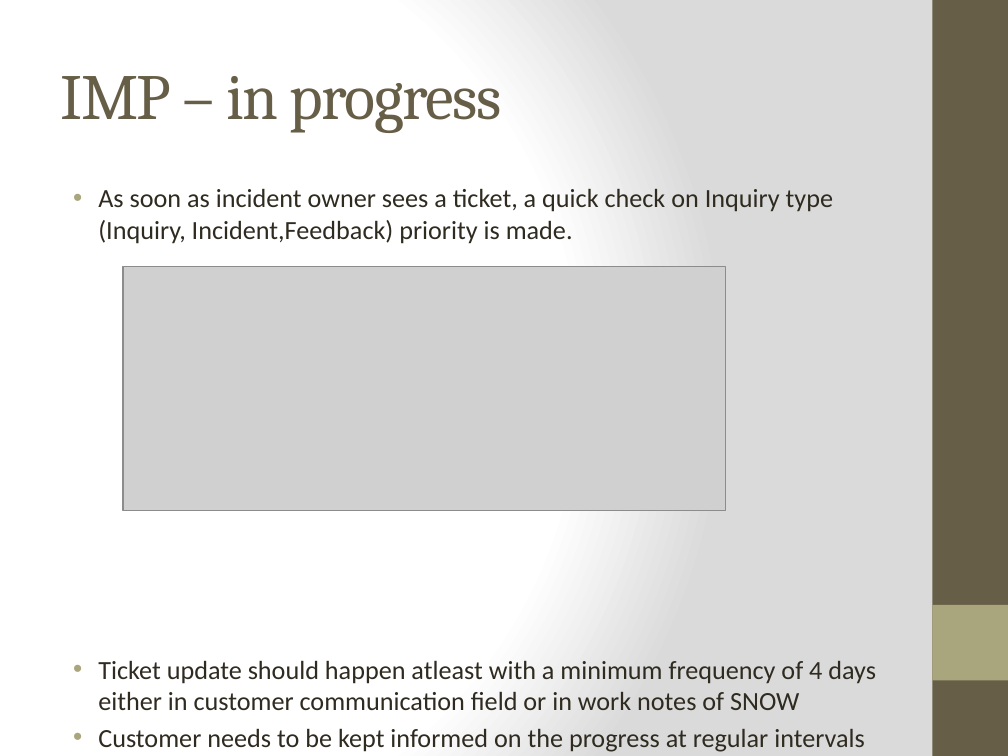
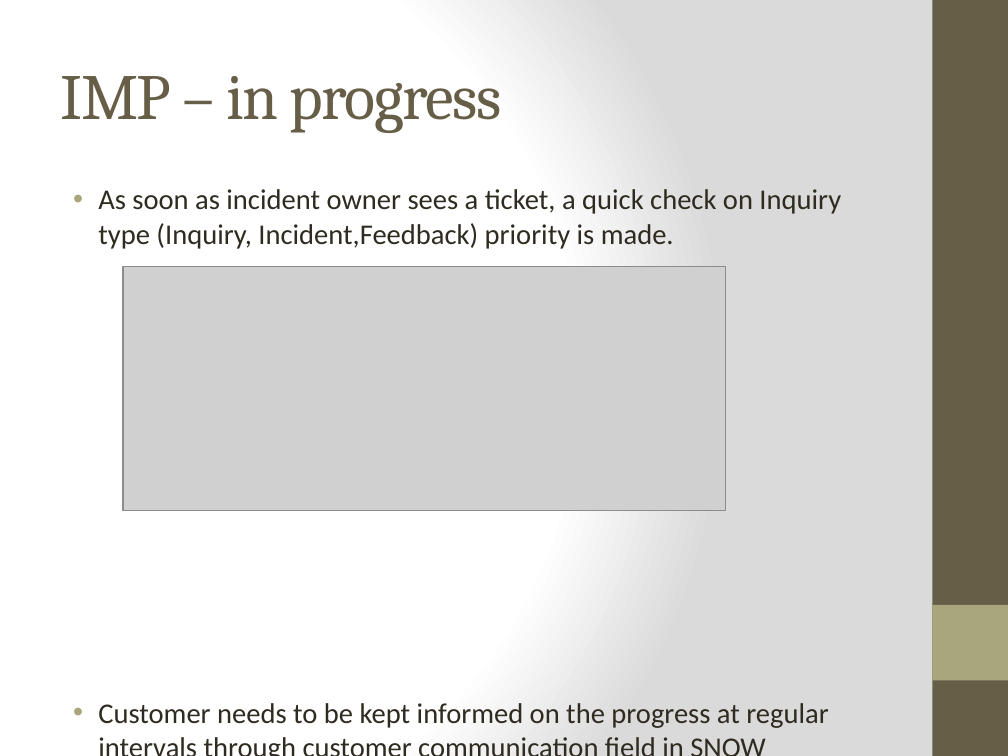
Before and after one commit to Group5LoanApplication/LAp, a slide deck: slide 10 of impm.pptx. Drawn at 1008x756 pixels with LibreOffice and Linux fonts; fonts in the diff are those of the drawing; grey boxes stand for pictures. Boxes give left, top, right and bottom in pixels: in the first picture for what was removed or moved away, otherwise in the second. Text is boxed around its words. In the diff, an @@ line names an element or a change of style, - is before the commit and + after.

```diff
--- a/impm.pptx
+++ b/impm.pptx
@@ text "As soon as incident owner ..." at <box>98,189,841,728</box>: size 18.7 to 20.4 pt @@
@@ text at <box>98,660,876,710</box>: paragraph removed @@
-• Ticket update should happen atleast with a minimum frequency of 4 days either in customer communication field or in work notes of SNOW
```
Also in this commit, not shown: 1 other slide changed.
